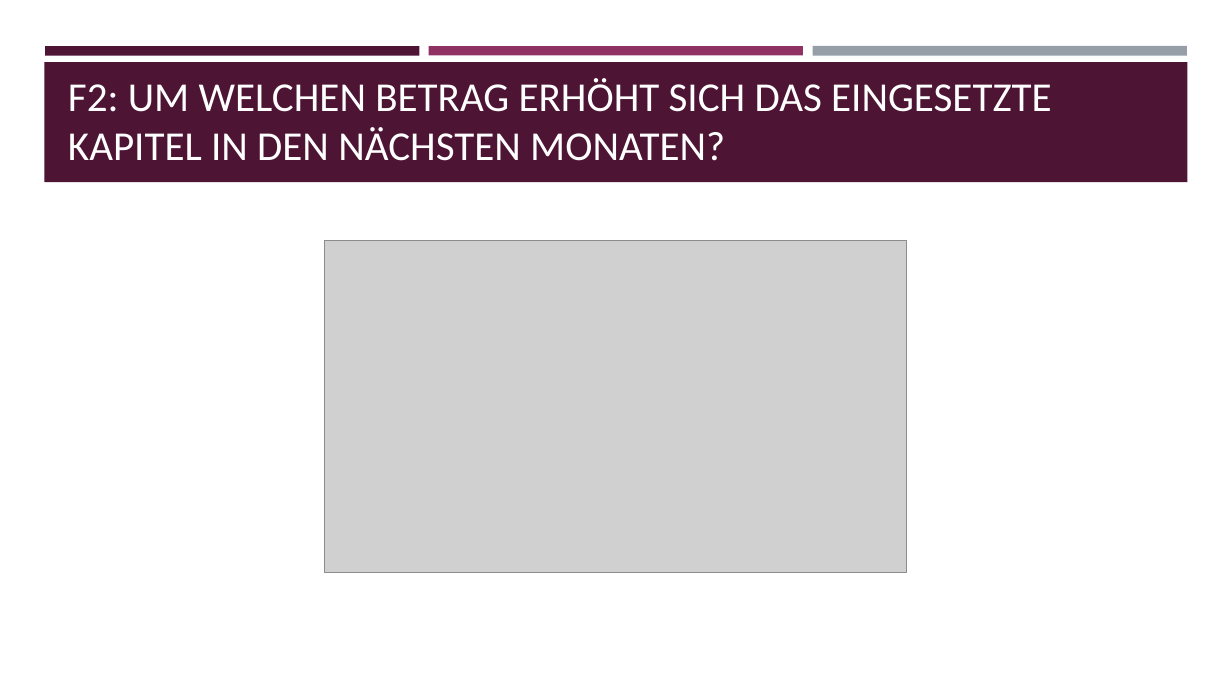
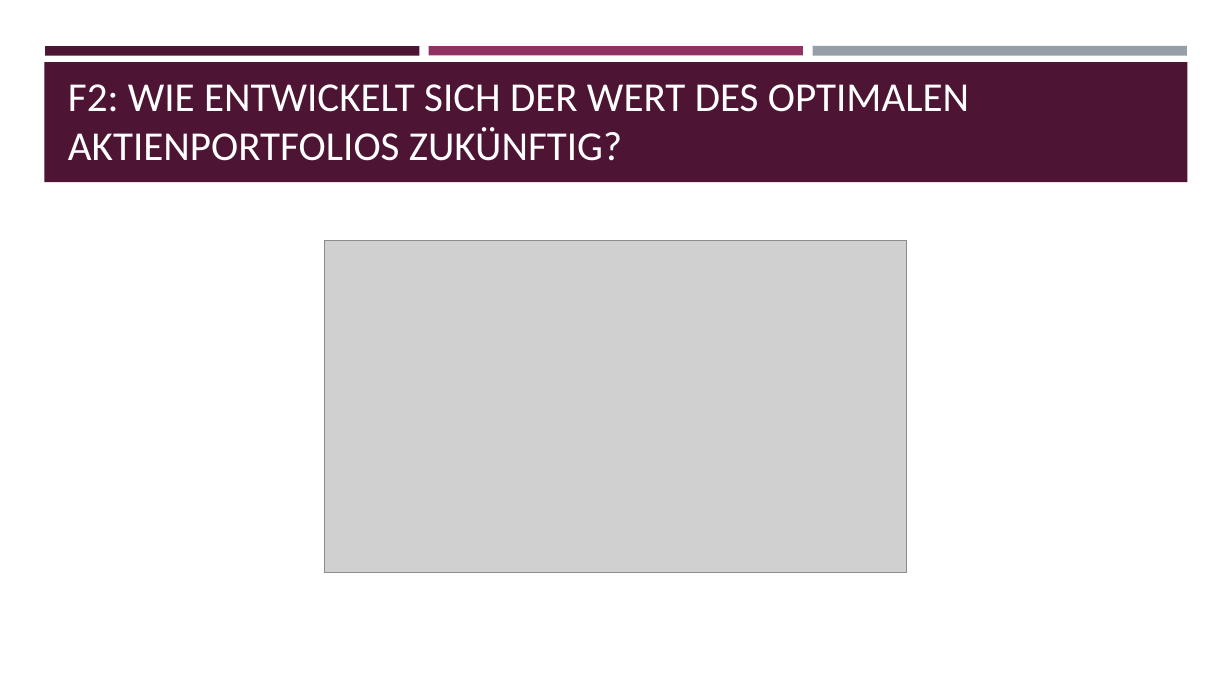
Before and after one commit to bodo-gruetter/tsa_repo, a slide deck: slide 5 of Paper_Präsentation/PortfolioZusammenstellungSMI_Blaser_Gruetter.pptx. Drawn at 1232x693 pixels with LibreOffice and Linux fonts; fonts in the diff are those of the drawing; grey boxes stand for pictures. Boxes give left, top, right and bottom in pixels: in the first picture for what was removed or moved away, otherwise in the second. Text is boxed around its words. In the diff, an @@ line names an element or a change of style, - is before the commit and + after.

```diff
--- a/Paper_Präsentation/PortfolioZusammenstellungSMI_Blaser_Gruetter.pptx
+++ b/Paper_Präsentation/PortfolioZusammenstellungSMI_Blaser_Gruetter.pptx
@@ title at (68,84,969,161): text changed @@
-F2: UM WELCHEN BETRAG ERHÖHT SICH DAS EINGESETZTE KAPITEL IN DEN NÄCHSTEN MONATEN?
+F2: WIE ENTWICKELT SICH DER WERT DES OPTIMALEN AKTIENPORTFOLIOS ZUKÜNFTIG?
```
Also in this commit, not shown: 3 other slides changed, 2 other files.
